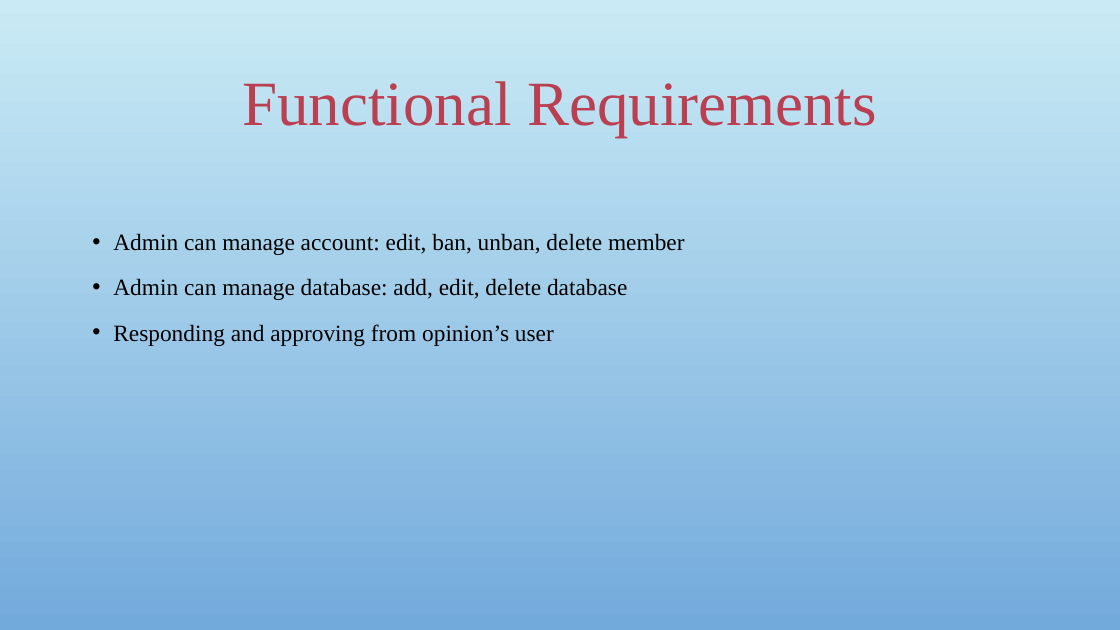
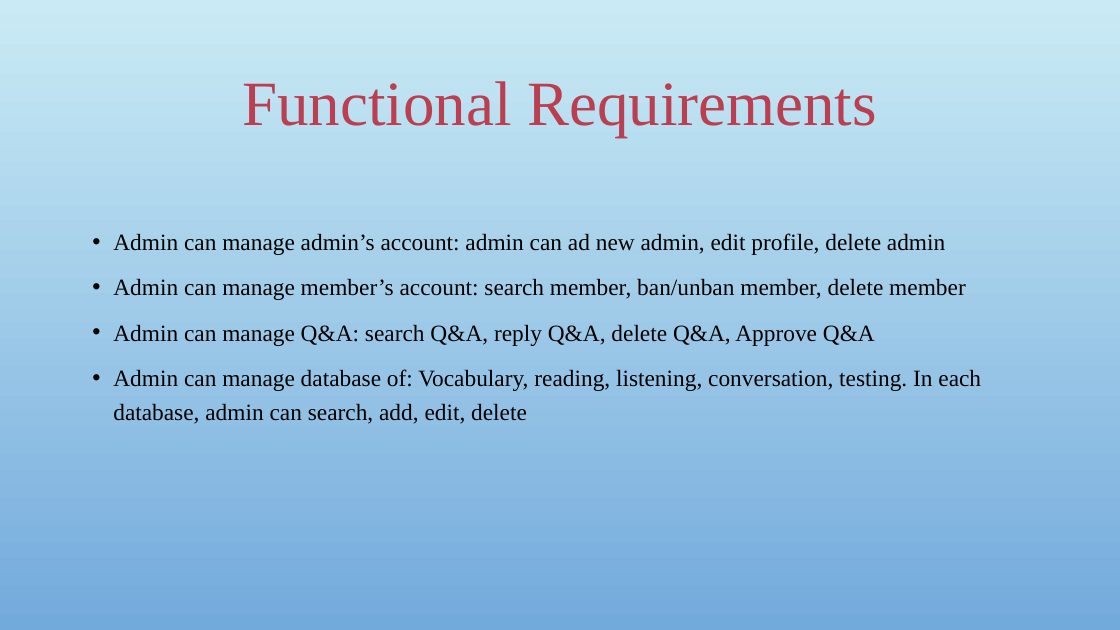
Before and after one commit to sangnvus/japanesedictionary, a slide deck: slide 15 of WIP/Documents/Report 1/UJD_VN_Examination_v1.0_EN/UJD_VN_ProjectOverview_v1.0.pptx (slide 12 before the commit). Drawn at 1120x630 pixels with LibreOffice and Linux fonts; fonts in the diff are those of the drawing; background and template pictures are left out. Boxes give left, top, right and bottom in pixels: in the first picture for what was removed or moved away, otherwise in the second. Text is boxed around its words. In the diff, an @@ line names an element or a change of style, - is before the commit and + after.

```diff
--- a/WIP/Documents/Report 1/UJD_VN_Examination_v1.0_EN/UJD_VN_ProjectOverview_v1.0.pptx
+++ b/WIP/Documents/Report 1/UJD_VN_Examination_v1.0_EN/UJD_VN_ProjectOverview_v1.0.pptx
@@ text at box(113, 233, 981, 424): text changed @@
-• Admin can manage account: edit, ban, unban, delete member
-• Admin can manage database: add, edit, delete database
-• Responding and approving from opinion’s user
+• Admin can manage admin’s account: admin can ad new admin, edit profile, delete admin
+• Admin can manage member’s account: search member, ban/unban member, delete member
+• Admin can manage Q&A: search Q&A, reply Q&A, delete Q&A, Approve Q&A
+• Admin can manage database of: Vocabulary, reading, listening, conversation, testing. In each database, admin can search, add, edit, delete
```
Also in this commit, not shown: 7 other slides changed, 2 slides added, 2 slides removed.
